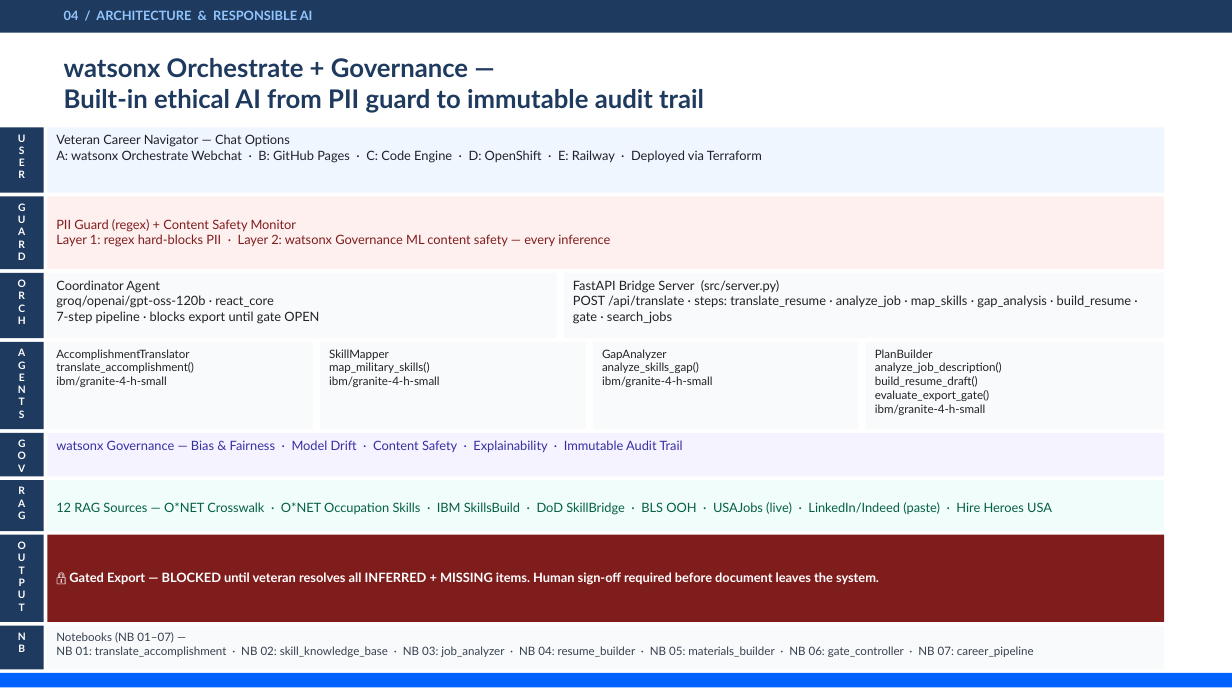
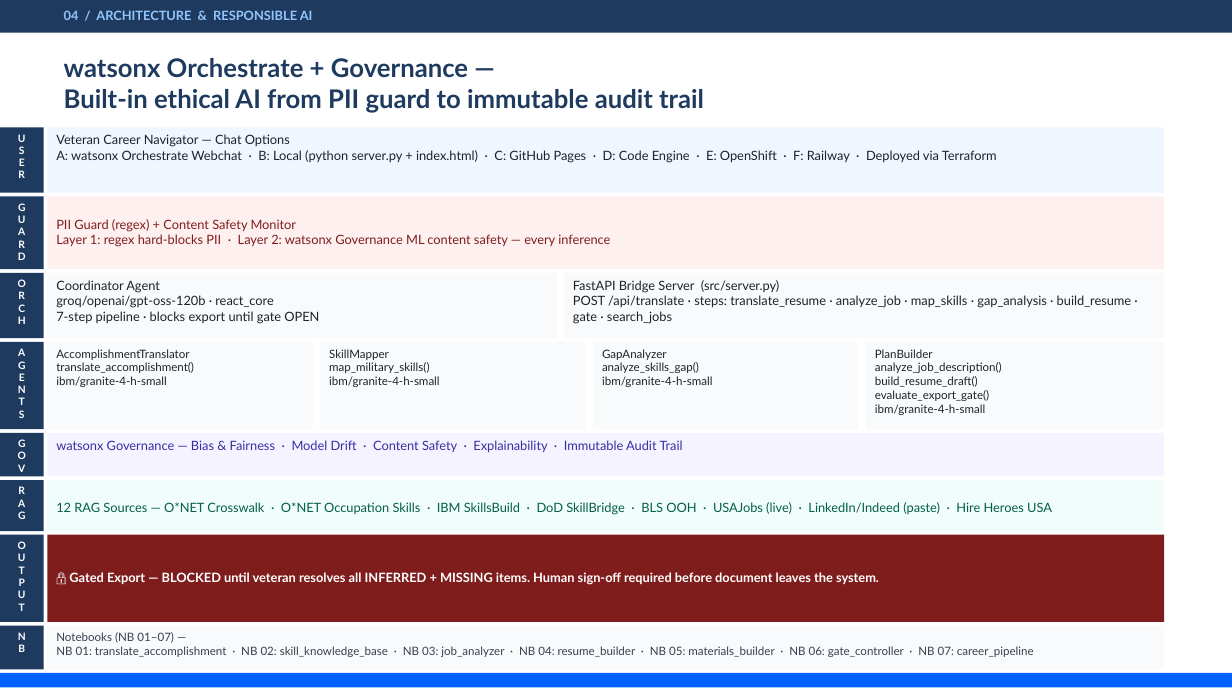
Before and after one commit to jaywarfield/golden-gate-glory, a slide deck: slide 5 of docs/images/source/mission-veteran-ai-final-presentation.pptx. Drawn at 1232x693 pixels with LibreOffice and Linux fonts; fonts in the diff are those of the drawing. Boxes give left, top, right and bottom in pixels: in the first picture for what was removed or moved away, otherwise in the second. Text is boxed around its words. In the diff, an @@ line names an element or a change of style, - is before the commit and + after.

```diff
--- a/docs/images/source/mission-veteran-ai-final-presentation.pptx
+++ b/docs/images/source/mission-veteran-ai-final-presentation.pptx
@@ text in rectangle at [56,150,997,162]: text changed @@
-A: watsonx Orchestrate Webchat · B: GitHub Pages · C: Code Engine · D: OpenShift · E: Railway · Deployed via Terraform
+A: watsonx Orchestrate Webchat · B: Local (python server.py + index.html) · C: GitHub Pages · D: Code Engine · E: OpenShift · F: Railway · Deployed via Terraform
```
Also in this commit, not shown: 4 other files.
